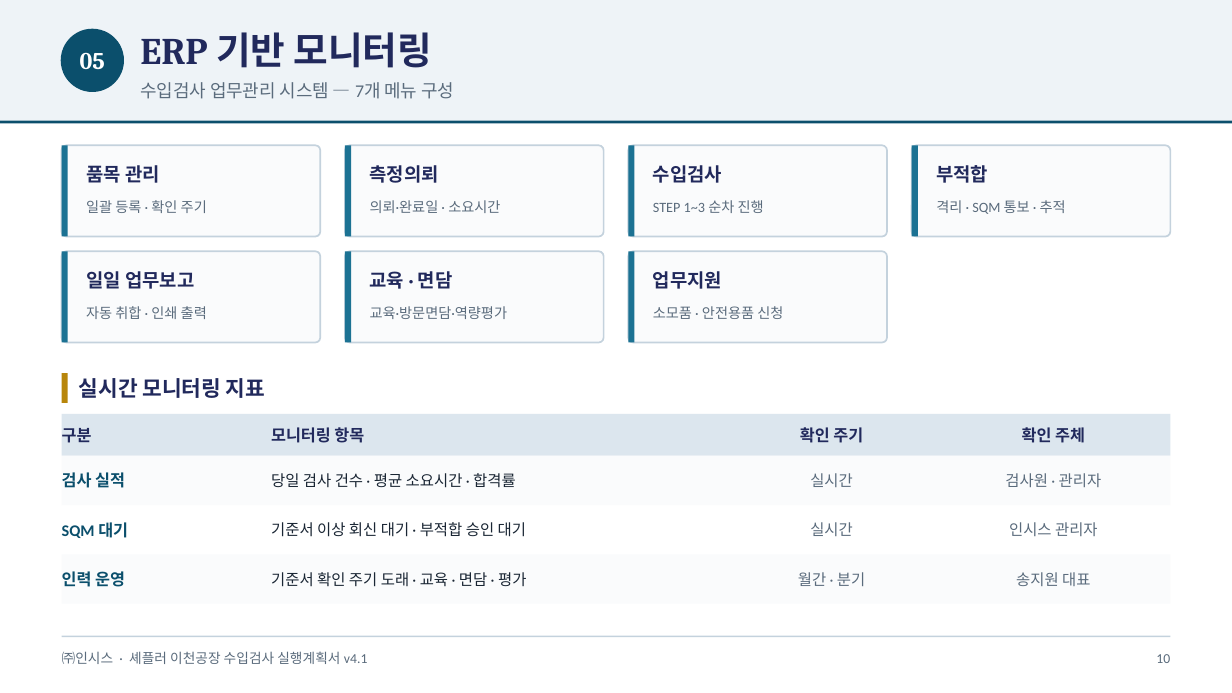
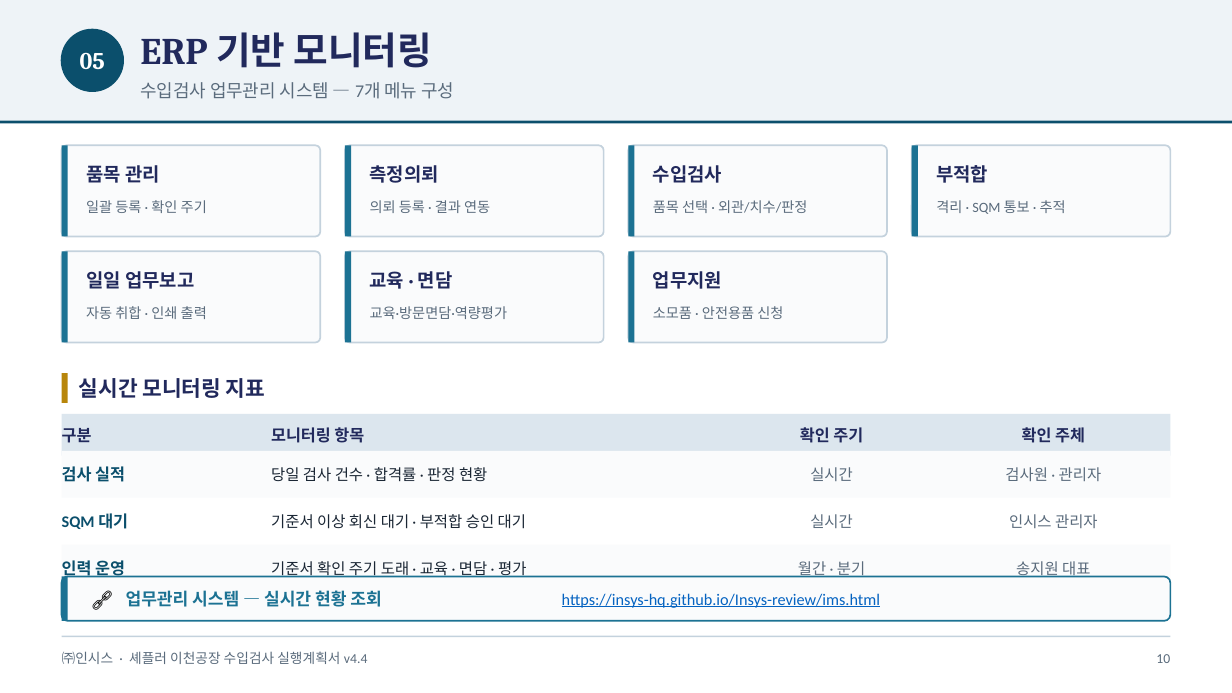
Before and after one commit to Insys-HQ/Insys-review, a slide deck: slide 10 of action_plan.pptx. Drawn at 1232x693 pixels with LibreOffice and Linux fonts; fonts in the diff are those of the drawing. Boxes give left, top, right and bottom in pixels: in the first picture for what was removed or moved away, otherwise in the second. Text is boxed around its words. In the diff, an @@ line names an element or a change of style, - is before the commit and + after.

```diff
--- a/action_plan.pptx
+++ b/action_plan.pptx
@@ text at <box>370,200,490,213</box>: text changed @@
-의뢰·완료일 · 소요시간
+의뢰 등록 · 결과 연동
@@ text at <box>653,200,807,213</box>: text changed @@
-STEP 1~3 순차 진행
+품목 선택 · 외관/치수/판정
@@ 7 texts, 1 rectangle: place and size @@
-7 texts, 1 rectangle at <box>62,456,1170,538</box>
+7 texts, 1 rectangle at <box>62,451,1170,529</box>
@@ text at <box>271,467,487,481</box>: text changed @@
-당일 검사 건수 · 평균 소요시간 · 합격률
+당일 검사 건수 · 합격률 · 판정 현황
@@ text "인력 운영" rewrapped from <box>62,571,125,587</box> to <box>62,558,125,580</box> @@
@@ rectangle: place and size @@
-rectangle at <box>62,554,1170,604</box>
+rectangle at <box>62,545,1170,591</box>
@@ text "기준서 확인 주기 도래 · ...": place and size @@
-text "기준서 확인 주기 도래 · ..." at <box>271,572,526,587</box>
+text "기준서 확인 주기 도래 · ..." at <box>271,561,526,578</box>
@@ text "월간 · 분기": place and size @@
-text "월간 · 분기" at <box>798,572,865,586</box>
+text "월간 · 분기" at <box>798,561,865,578</box>
@@ text "송지원 대표": place and size @@
-text "송지원 대표" at <box>1016,572,1090,586</box>
+text "송지원 대표" at <box>1016,561,1090,578</box>
@@ rounded rectangle added at <box>62,577,1170,621</box>, fill #FAFBFC, outline #1C7293 1 pt @@
@@ rectangle added at <box>62,577,68,621</box>, fill #1C7293 @@
@@ text added at <box>81,577,123,621</box>, 12 pt, text #000000 @@
+🔗
@@ text added at <box>126,590,381,607</box>, 10 pt, text #1C7293, bold @@
+업무관리 시스템 — 실시간 현황 조회
@@ text added at <box>562,593,880,608</box>, 9.5 pt, text #0563C1, underline @@
+https://insys-hq.github.io/Insys-review/ims.html
@@ text at <box>62,651,368,664</box>: text changed @@
-㈜인시스 · 셰플러 이천공장 수입검사 실행계획서 v4.1
+㈜인시스 · 셰플러 이천공장 수입검사 실행계획서 v4.4
```
Also in this commit, not shown: 12 other slides changed.
